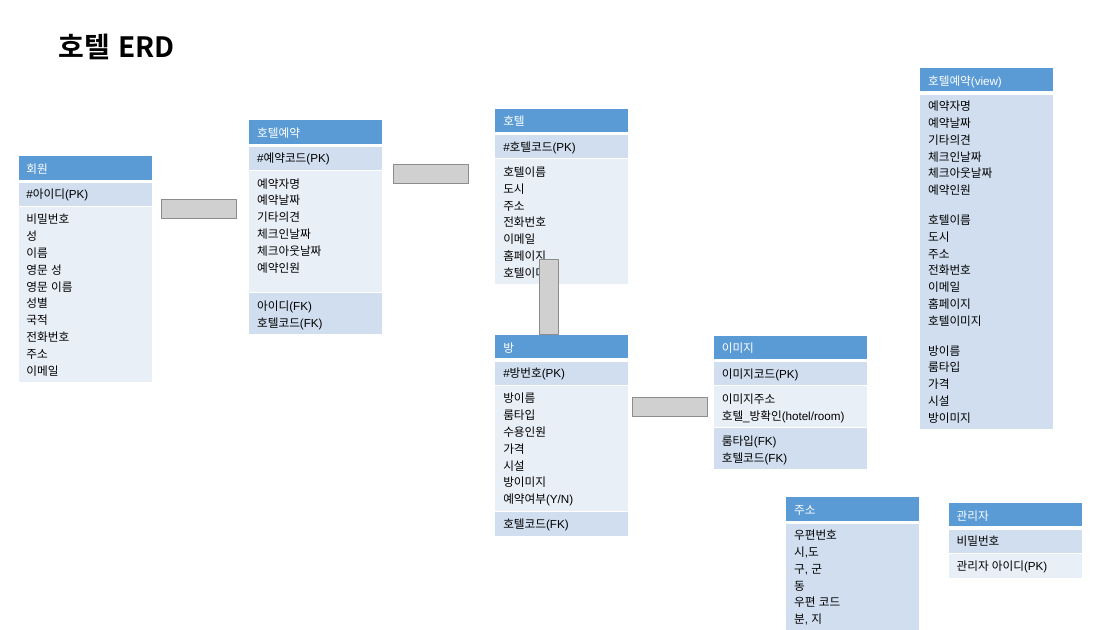
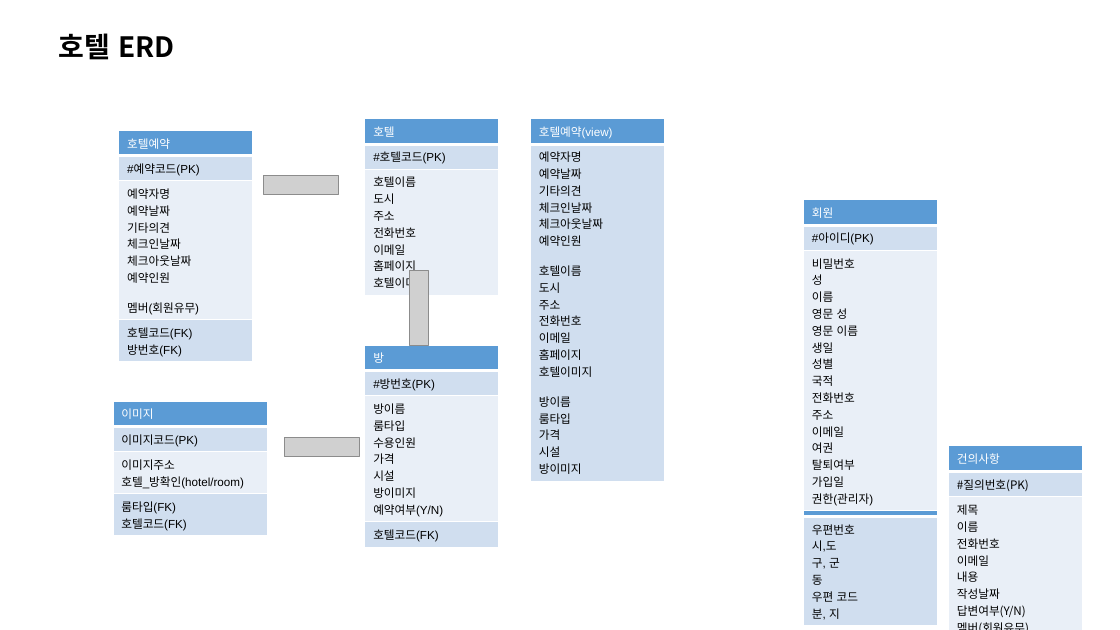
Before and after one commit to tomsnote/portfolio, a slide deck: slide 11 of UML/ERD.pptx (slide 4 before the commit). Drawn at 1120x630 pixels with LibreOffice and Linux fonts; fonts in the diff are those of the drawing; grey boxes stand for pictures. Boxes give left, top, right and bottom in pixels: in the first picture for what was removed or moved away, otherwise in the second. Text is boxed around its words. In the diff, an @@ line names an element or a change of style, - is before the commit and + after.

```diff
--- a/UML/ERD.pptx
+++ b/UML/ERD.pptx
@@ 2 pictures, 2 tables moved together from (x1=393, y1=108, x2=628, y2=535) to (x1=263, y1=119, x2=498, y2=546) @@
@@ table moved from (x1=920, y1=68, x2=1054, y2=427) to (x1=530, y1=119, x2=664, y2=478) @@
@@ table at (x1=118, y1=130, x2=252, y2=361) @@
-row 3, column 1: 예약자명 / 예약날짜 / 기타의견 / 체크인날짜 / 체크아웃날짜 / 예약인원
+row 3, column 1: 예약자명 / 예약날짜 / 기타의견 / 체크인날짜 / 체크아웃날짜 / 예약인원 / 멤버(회원유무)
-row 4, column 1: 아이디(FK) / 호텔코드(FK)
+row 4, column 1: 호텔코드(FK) / 방번호(FK)
@@ table resized from (x1=249, y1=120, x2=382, y2=334) to (x1=118, y1=130, x2=252, y2=361) @@
@@ picture removed at (x1=162, y1=200, x2=237, y2=219) @@
@@ table at (x1=804, y1=200, x2=938, y2=510) @@
-row 3, column 1: 비밀번호 / 성 / 이름 / 영문 성 / 영문 이름 / 성별 / 국적 / 전화번호 / 주소 / 이메일
+row 3, column 1: 비밀번호 / 성 / 이름 / 영문 성 / 영문 이름 / 생일 / 성별 / 국적 / 전화번호 / 주소 / 이메일 / 여권 / 탈퇴여부 / 가입일 / 권한(관리자)
@@ table resized from (x1=18, y1=156, x2=152, y2=380) to (x1=804, y1=200, x2=938, y2=510) @@
@@ table moved from (x1=713, y1=335, x2=868, y2=469) to (x1=113, y1=402, x2=268, y2=535) @@
@@ picture at (x1=285, y1=438, x2=360, y2=457): rotation 180 to 0 degrees @@
@@ table added at (x1=949, y1=446, x2=1082, y2=621), 3 rows, 1 columns @@
+건의사항
+#질의번호(PK)
+제목 / 이름 / 전화번호 / 이메일 / 내용 / 작성날짜 / 답변여부(Y/N) / 멤버(회원유무)
@@ table moved from (x1=786, y1=497, x2=919, y2=629) to (x1=804, y1=492, x2=938, y2=624) @@
@@ table removed at (x1=949, y1=502, x2=1082, y2=577), 3 rows, 1 columns @@
-관리자
-비밀번호
-관리자 아이디(PK)
```
Also in this commit, not shown: 3 other slides changed, 2 slides added, 38 other files.
